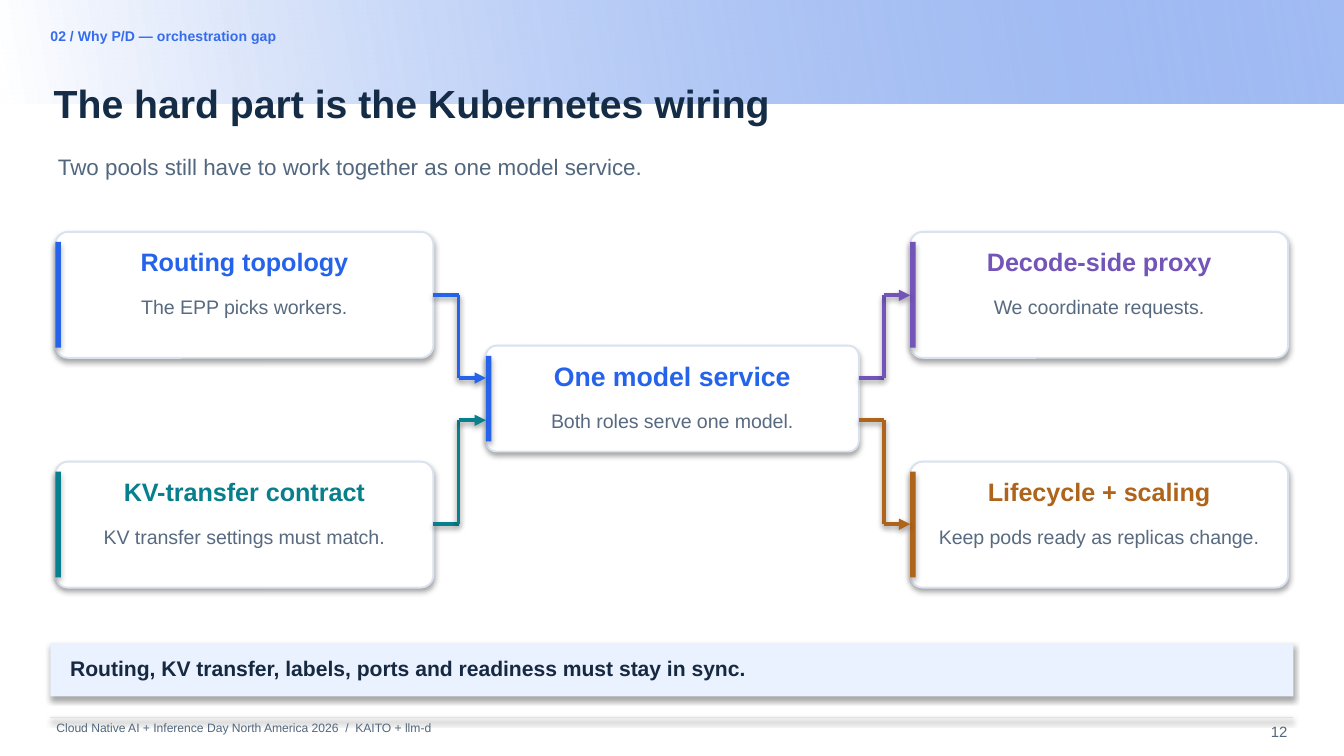
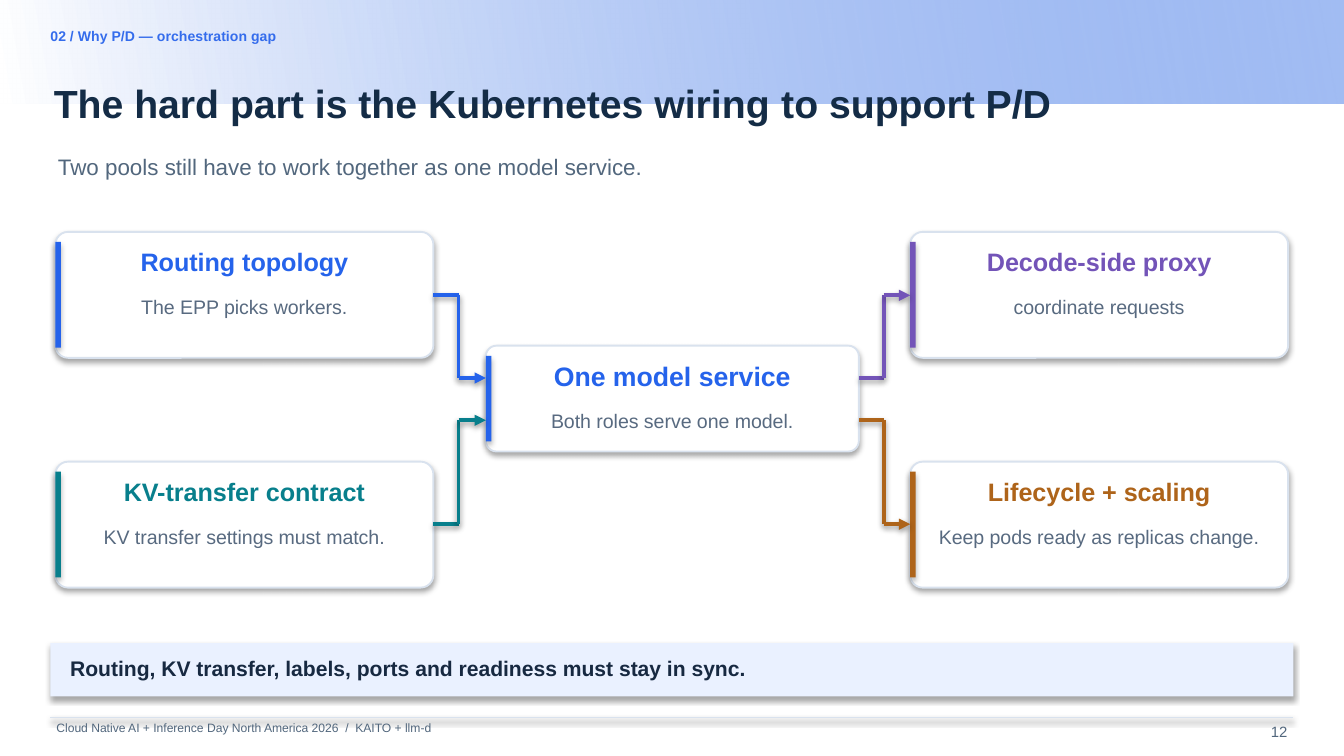
Before and after one commit to andyzhangx/demo, a slide deck: slide 12 of llm/pd-disaggregation/kubecon-na-2026-pd-disaggregation-kaito-llmd.pptx. Drawn at 1344x756 pixels with LibreOffice and Linux fonts; fonts in the diff are those of the drawing; background and template pictures are left out. Boxes give left, top, right and bottom in pixels: in the first picture for what was removed or moved away, otherwise in the second. Text is boxed around its words. In the diff, an @@ line names an element or a change of style, - is before the commit and + after.

```diff
--- a/llm/pd-disaggregation/kubecon-na-2026-pd-disaggregation-kaito-llmd.pptx
+++ b/llm/pd-disaggregation/kubecon-na-2026-pd-disaggregation-kaito-llmd.pptx
@@ text at (54,89,1051,126): text changed @@
-The hard part is the Kubernetes wiring
+The hard part is the Kubernetes wiring to support P/D
@@ text at (1014,300,1185,318): text changed @@
-We coordinate requests.
+coordinate requests
```
Also in this commit, not shown: 9 other slides changed, 1 slide added.
